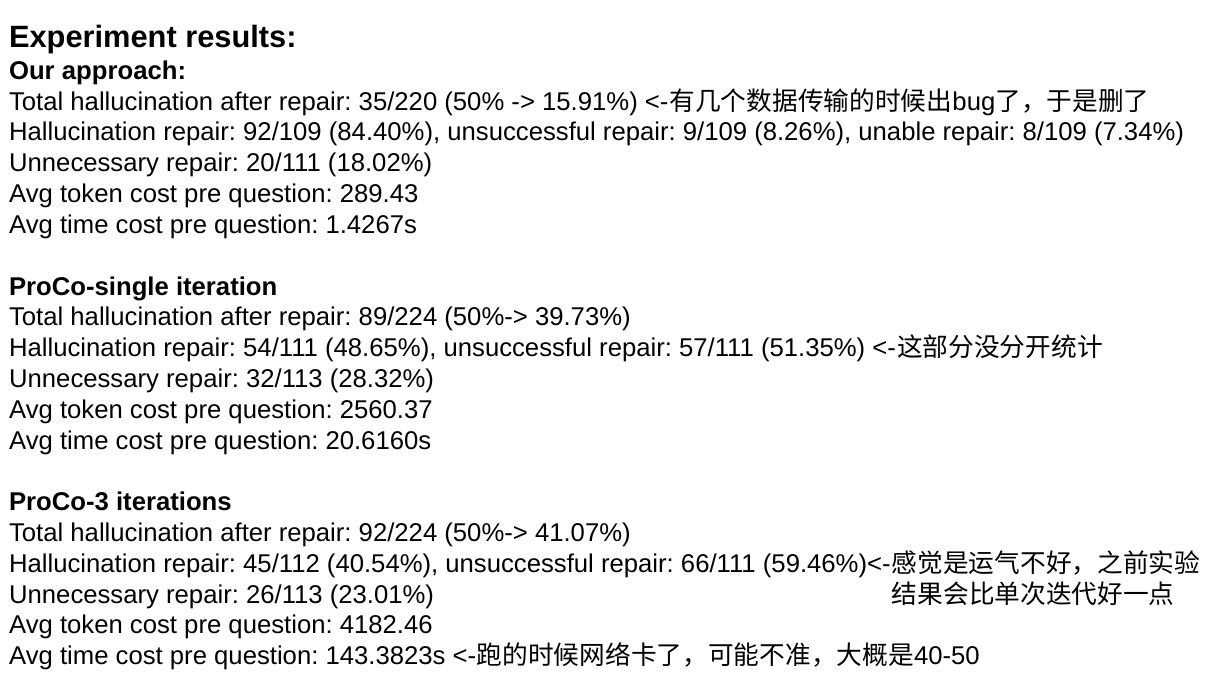
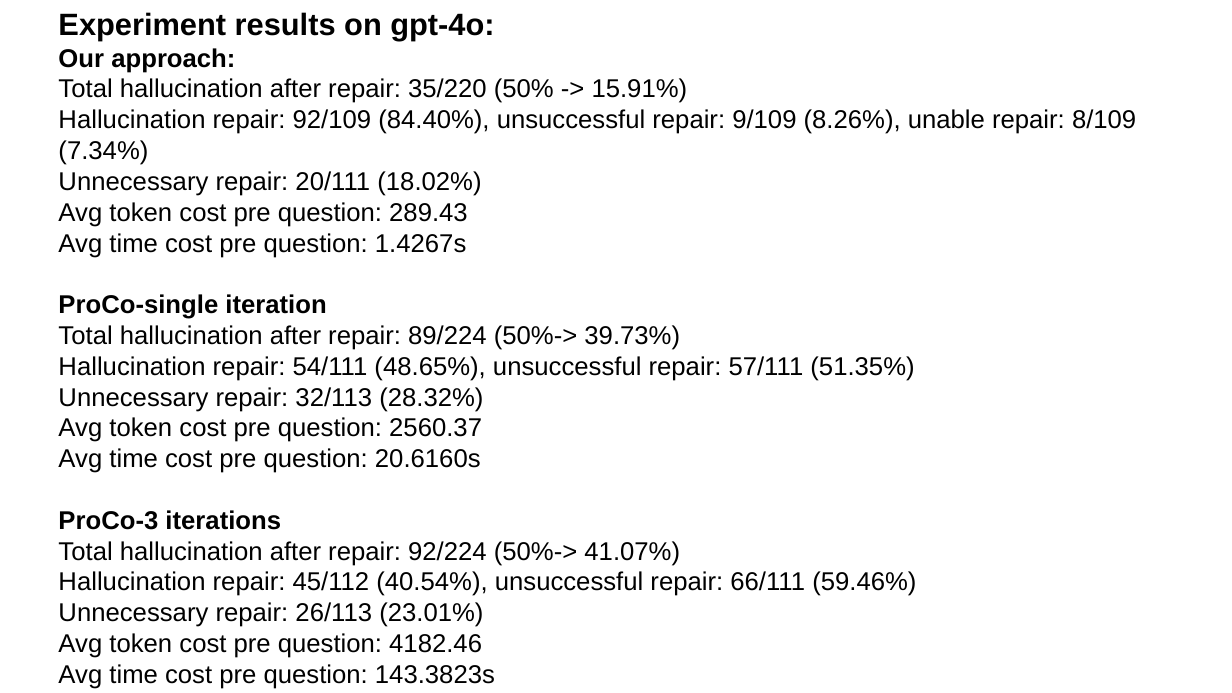
Before and after one commit to zbybr/LLMHalluMiti, a slide deck: slide 4 of slides/20251028.pptx (slide 3 before the commit). Drawn at 1232x693 pixels with LibreOffice and Linux fonts; fonts in the diff are those of the drawing. Boxes give left, top, right and bottom in pixels: in the first picture for what was removed or moved away, otherwise in the second. Text is boxed around its words. In the diff, an @@ line names an element or a change of style, - is before the commit and + after.

```diff
--- a/slides/20251028.pptx
+++ b/slides/20251028.pptx
@@ text "Experiment results on gpt-4o:": place and size @@
-text "Experiment results on gpt-4o:" at <box>9,24,1200,670</box>
+text "Experiment results on gpt-4o:" at <box>58,12,1136,689</box>
@@ text at <box>58,12,494,40</box>: text changed @@
-Experiment results:
+Experiment results on gpt-4o:
@@ text at <box>58,78,688,103</box>: text changed @@
-Total hallucination after repair: 35/220 (50% -> 15.91%) <-有几个数据传输的时候出bug了，于是删了
+Total hallucination after repair: 35/220 (50% -> 15.91%)
@@ text at <box>58,356,914,381</box>: text changed @@
-Hallucination repair: 54/111 (48.65%), unsuccessful repair: 57/111 (51.35%) <-这部分没分开统计
+Hallucination repair: 54/111 (48.65%), unsuccessful repair: 57/111 (51.35%)
@@ text at <box>58,571,916,627</box>: text changed @@
-Hallucination repair: 45/112 (40.54%), unsuccessful repair: 66/111 (59.46%)<-感觉是运气不好，之前实验Unnecessary repair: 26/113 (23.01%) 结果会比单次迭代好一点
+Hallucination repair: 45/112 (40.54%), unsuccessful repair: 66/111 (59.46%)
+Unnecessary repair: 26/113 (23.01%)
@@ text at <box>58,664,495,689</box>: text changed @@
-Avg time cost pre question: 143.3823s <-跑的时候网络卡了，可能不准，大概是40-50
+Avg time cost pre question: 143.3823s
```
Also in this commit, not shown: 3 other slides changed, 1 slide added, 6 other files.
